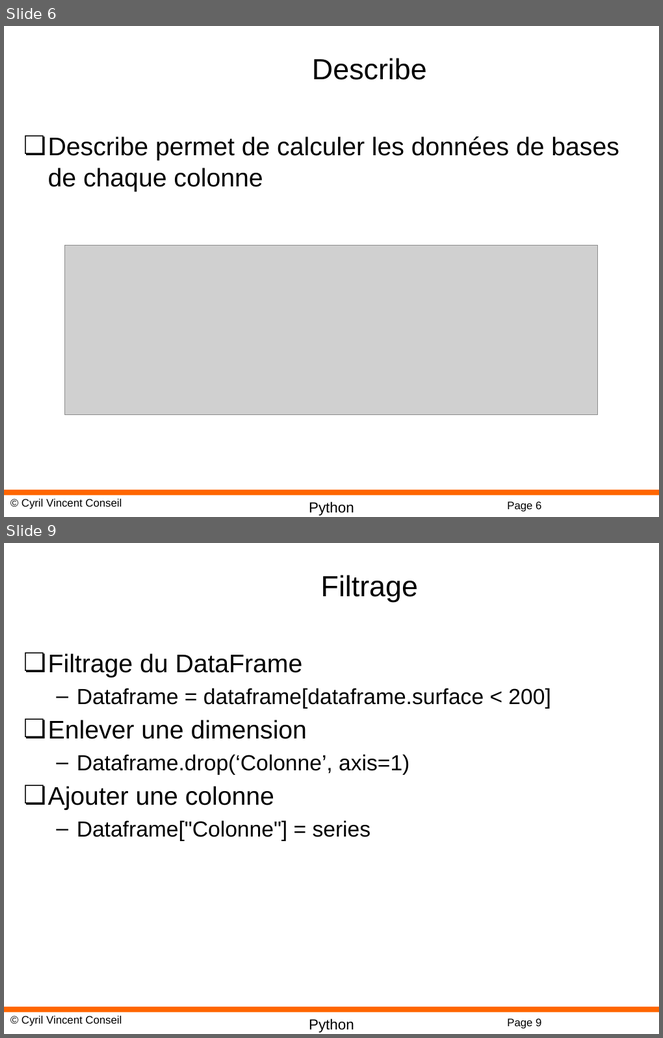
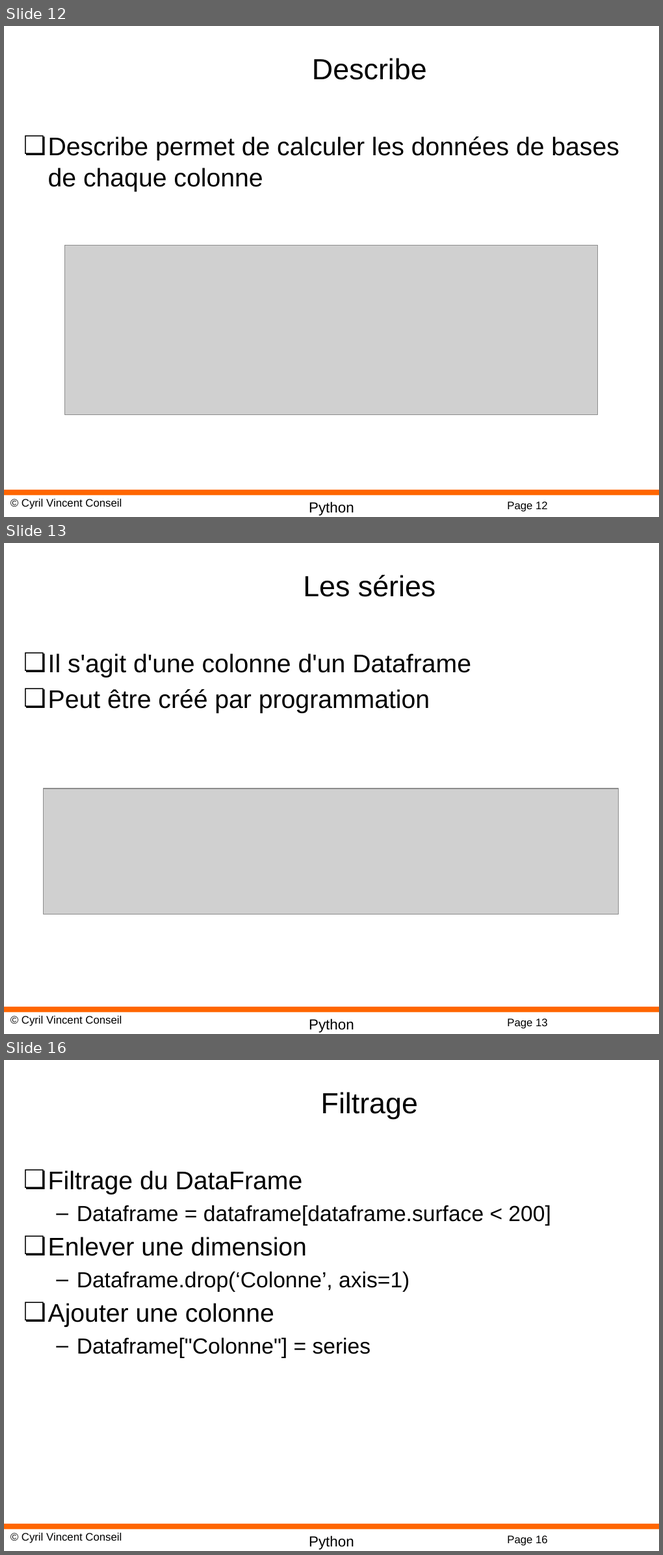
Before and after one commit to cyrilvincent/math, a slide deck: ppt/PythonMath11-Pandas.pptx. Shown one above the other, each under a label of ours: slides 6 and 9 before the commit, slides 12, 13 and 16 after it; the slides between them are not shown. The pictures are 663x1038 and 663x1555 pixels, drawn with LibreOffice and Linux fonts; fonts in the diff are those of the drawing; grey boxes stand for pictures; background and template pictures are left out. Boxes give left, top, right and bottom in pixels: in the first picture for what was removed or moved away, otherwise in the second. Text is boxed around its words. In the diff, an @@ line names an element or a change of style, - is before the commit and + after.

```diff
--- a/ppt/PythonMath11-Pandas.pptx
+++ b/ppt/PythonMath11-Pandas.pptx
@@ slide 13 added at <box>4,543,659,1034</box>, background #FFFFFF; not listed: 4 template elements that a slide beside it also shows @@
@@ title added at <box>303,575,436,597</box>, 32 pt, text #000000 @@
+Les séries
@@ text added at <box>48,653,471,713</box>, 28 pt, text #000000 @@
+❏ Il s'agit d'une colonne d'un Dataframe
+❏ Peut être créé par programmation
@@ picture added at <box>43,789,618,915</box> @@
@@ what was slide 6 is now slide 12 @@
@@ page number at <box>507,502,548,512</box>: text changed @@
-Page 6
+Page 12
@@ what was slide 9 is now slide 16 @@
@@ page number at <box>507,1536,548,1546</box>: text changed @@
-Page 9
+Page 16
```
Also in this commit, not shown: 17 other slides added, 2 slides removed, 26 other files.
